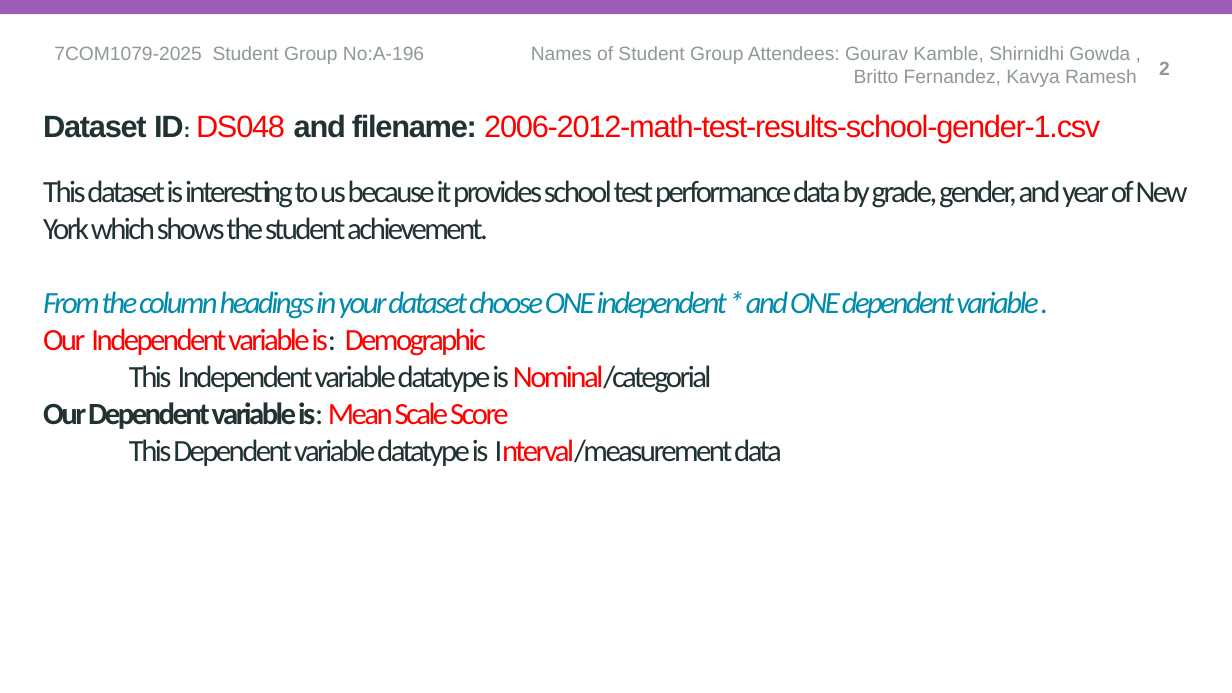
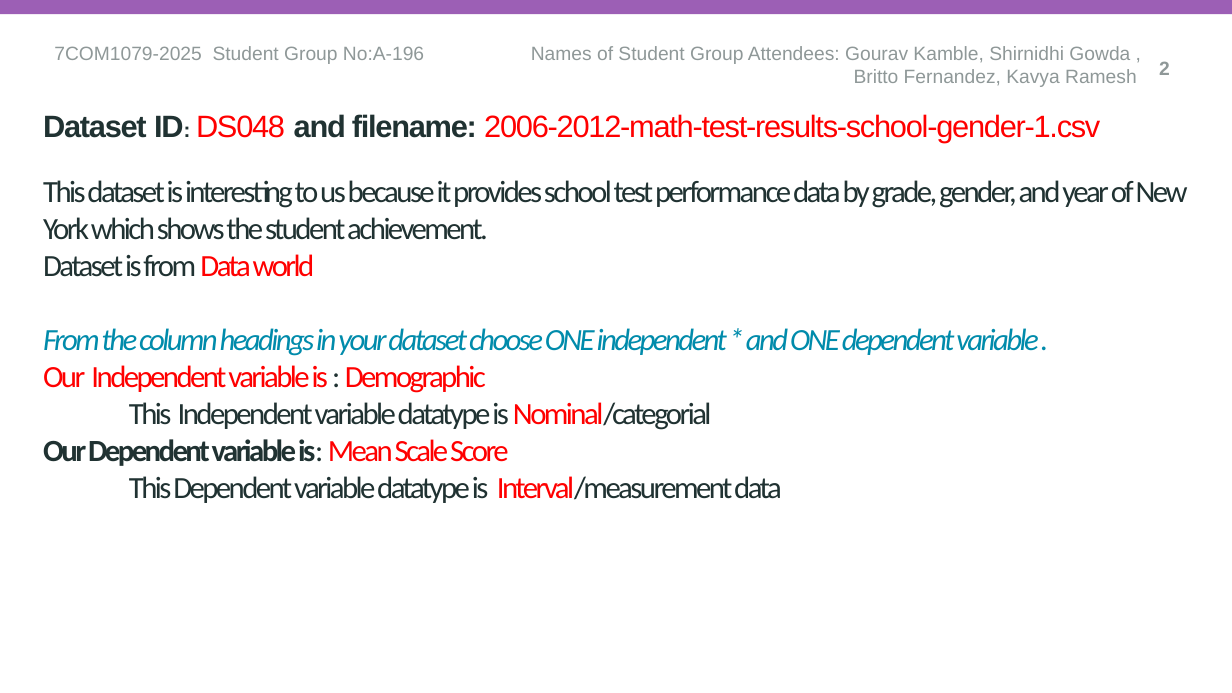
Before and after one commit to sg25acd/7COM1079-Group-A-196, a slide deck: slide 3 of research_question.ppt.pptx. Drawn at 1232x693 pixels with LibreOffice and Linux fonts; fonts in the diff are those of the drawing; background and template pictures are left out. Boxes give left, top, right and bottom in pixels: in the first picture for what was removed or moved away, otherwise in the second. Text is boxed around its words. In the diff, an @@ line names an element or a change of style, - is before the commit and + after.

Commit message:
the RQ ppt and the dataset file

```diff
--- a/research_question.ppt.pptx
+++ b/research_question.ppt.pptx
@@ title at box(43, 180, 1188, 503): text changed @@
-This dataset is interesting to us because it provides school test performance data by grade, gender, and year of New York which shows the student achievement.
-From the column headings in your dataset choose ONE independent * and ONE dependent variable .
-Our Independent variable is: Demographic
-This Independent variable datatype is Nominal/categorial
-Our Dependent variable is: Mean Scale Score
-This Dependent variable datatype is Interval/measurement data
+This dataset is interesting to us because it provides school test performance data by grade, gender, and year of New York which shows the student achievement.
+Dataset is from Data world
+From the column headings in your dataset choose ONE independent * and ONE dependent variable .
+Our Independent variable is : Demographic
+This Independent variable datatype is Nominal/categorial
+Our Dependent variable is: Mean Scale Score
+This Dependent variable datatype is Interval/measurement data
```
Also in this commit, not shown: 1 other slide changed, 1 other file.
